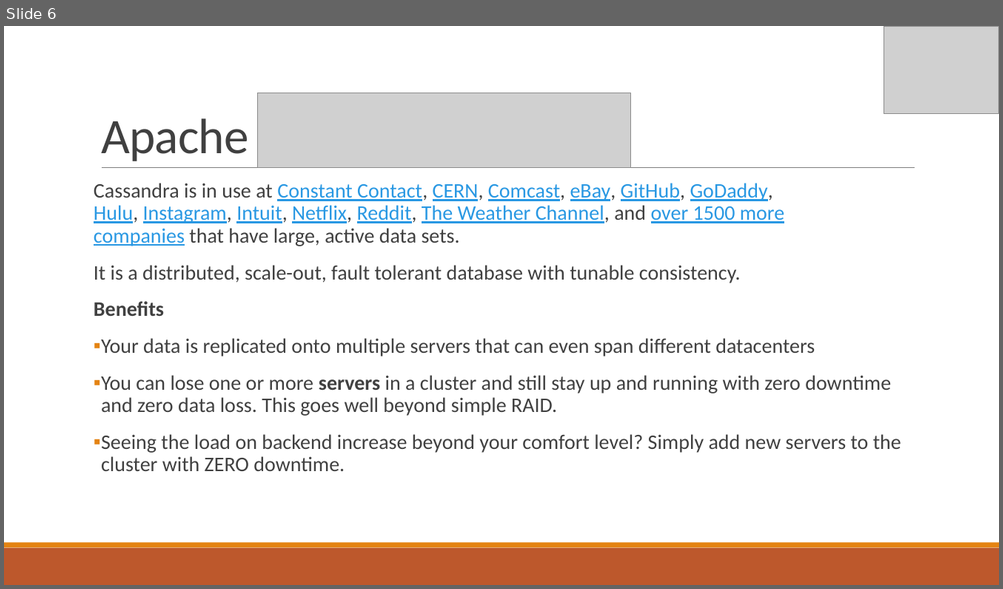
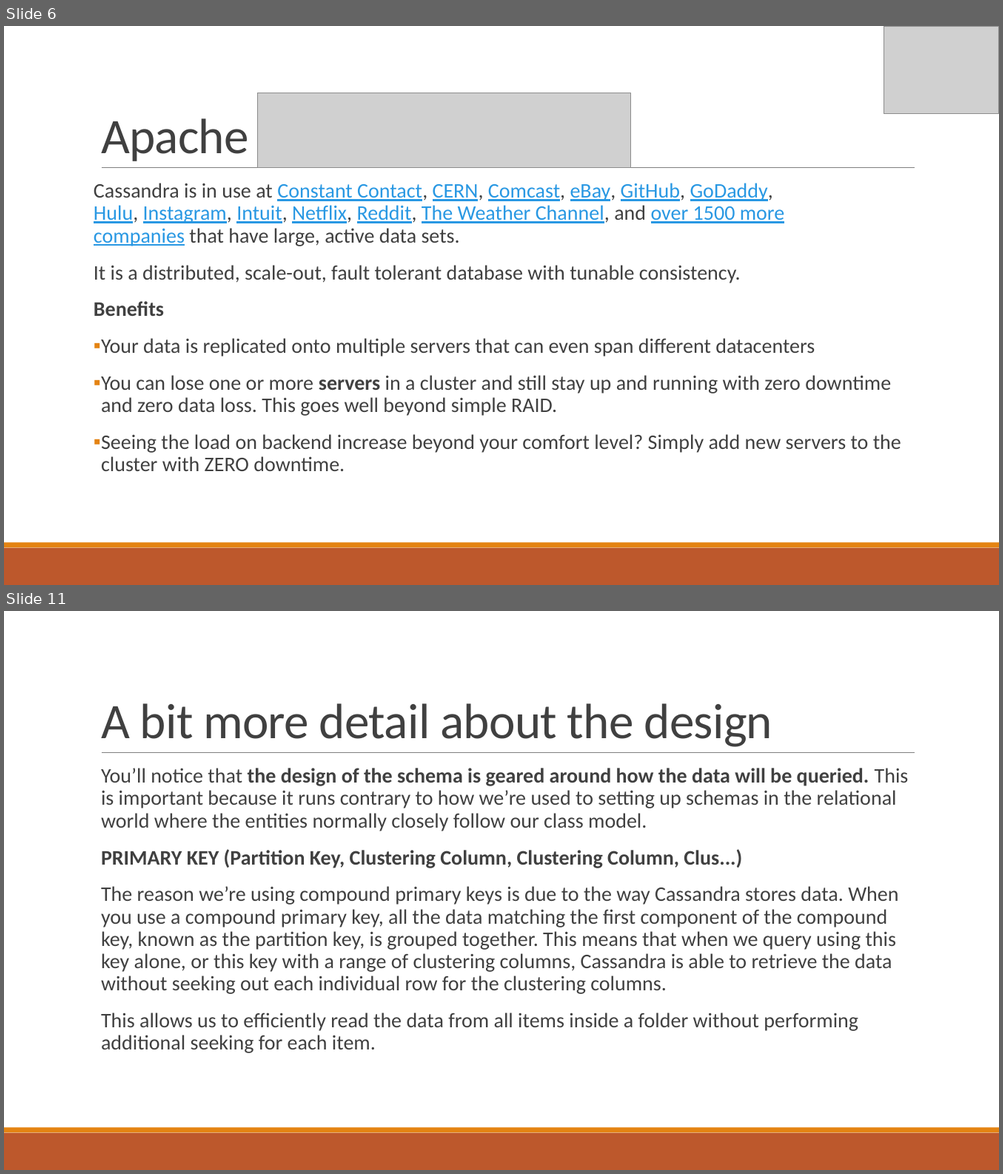
Before and after one commit to IslandzVW/opensim-cql-inventory, a slide deck: presentation/Scaling OpenSimulator Inventory using NoSQL.pptx. Shown one above the other, each under a label of ours: slide 6 before the commit, slides 6 and 11 after it; the slides between them are not shown. The pictures are 1003x589 and 1003x1174 pixels, drawn with LibreOffice and Linux fonts; fonts in the diff are those of the drawing; grey boxes stand for pictures. Boxes give left, top, right and bottom in pixels: in the first picture for what was removed or moved away, otherwise in the second. Text is boxed around its words. In the diff, an @@ line names an element or a change of style, - is before the commit and + after.

Commit message:
Made more progress on the CQL schema and presentation.

```diff
--- a/presentation/Scaling OpenSimulator Inventory using NoSQL.pptx
+++ b/presentation/Scaling OpenSimulator Inventory using NoSQL.pptx
@@ slide 11 added at (x1=4, y1=611, x2=999, y2=1170), background #FFFFFF; not listed: 3 template elements that a slide beside it also shows @@
@@ title added at (x1=101, y1=703, x2=773, y2=747), 48 pt, text #404040 @@
+A bit more detail about the design
@@ text added at (x1=101, y1=768, x2=908, y2=1054), 20 pt, text #404040 @@
+  You’ll notice that the design of the schema is geared around how the data will be queried. This is important because it runs contrary to how we’re used to setting up schemas in the relational world where the entities normally closely follow our class model.
+  PRIMARY KEY (Partition Key, Clustering Column, Clustering Column, Clus...)
+  The reason we’re using compound primary keys is due to the way Cassandra stores data. When you use a compound primary key, all the data matching the first component of the compound key, known as the partition key, is grouped together. This means that when we query using this key alone, or this key with a range of clustering columns, Cassandra is able to retrieve the data without seeking out each individual row for the clustering columns.
+  This allows us to efficiently read the data from all items inside a folder without performing additional seeking for each item.
```
Also in this commit, not shown: 2 slides changed, 3 other slides added, 1 other file.
